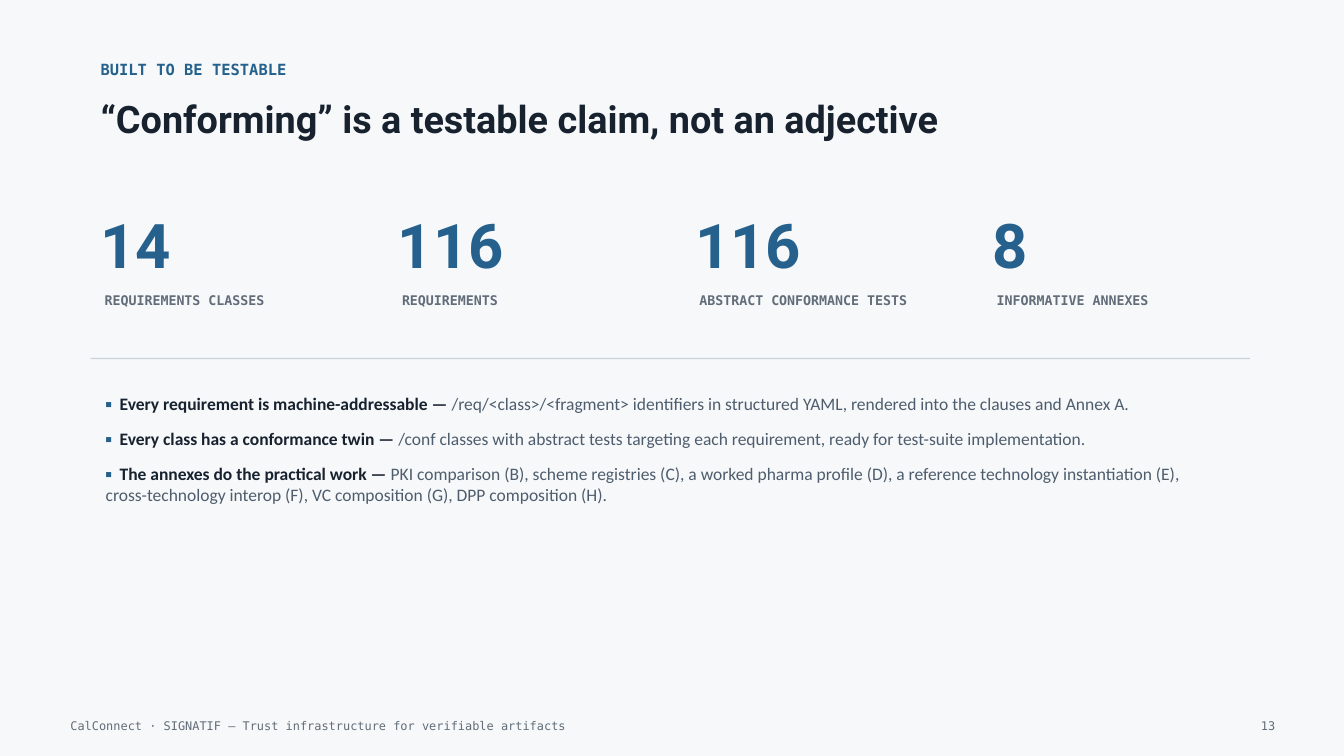
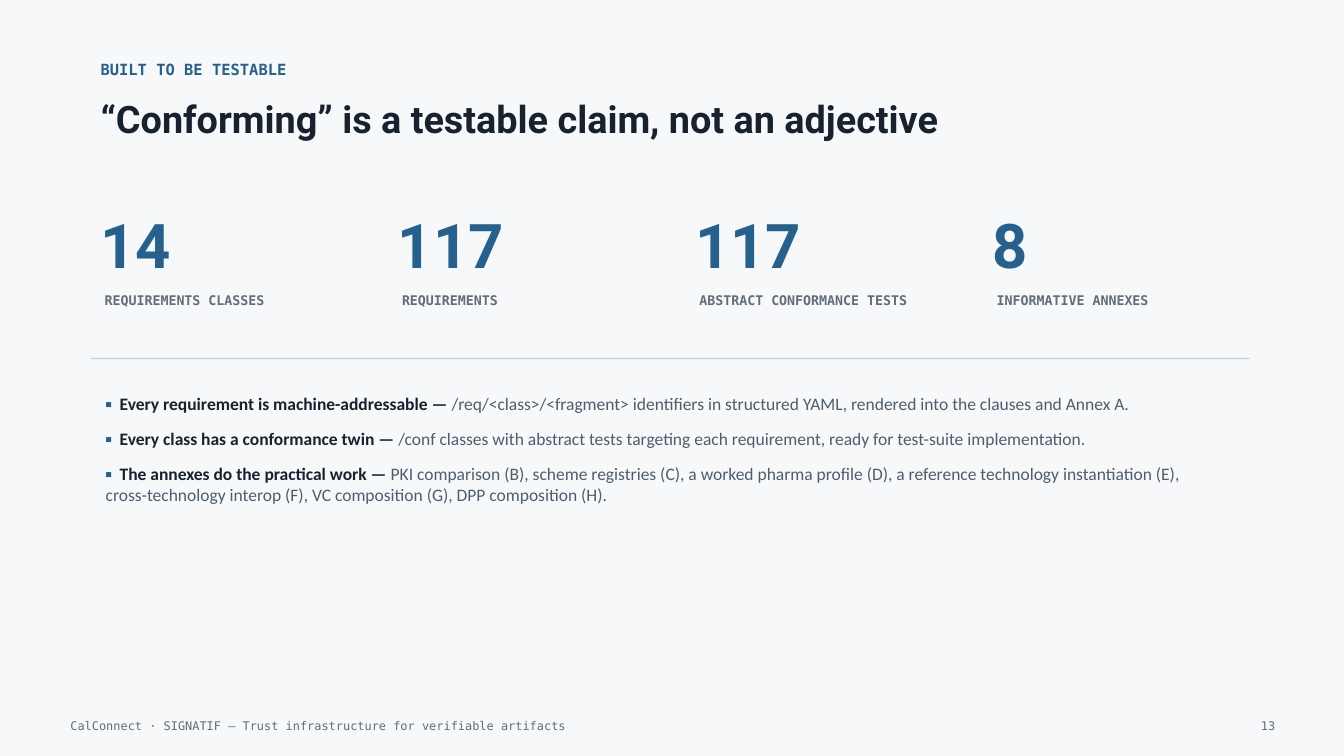
Before and after one commit to CalConnect/cc-chrontif, a slide deck: slide 13 of presentations/signatif-intro.pptx. Drawn at 1344x756 pixels with LibreOffice and Linux fonts; fonts in the diff are those of the drawing. Boxes give left, top, right and bottom in pixels: in the first picture for what was removed or moved away, otherwise in the second. Text is boxed around its words. In the diff, an @@ line names an element or a change of style, - is before the commit and + after.

```diff
--- a/presentations/signatif-intro.pptx
+++ b/presentations/signatif-intro.pptx
@@ text at box(398, 224, 504, 268): text changed @@
-116
+117
@@ text at box(695, 224, 801, 268): text changed @@
-116
+117
```
Also in this commit, not shown: 2 other files.
